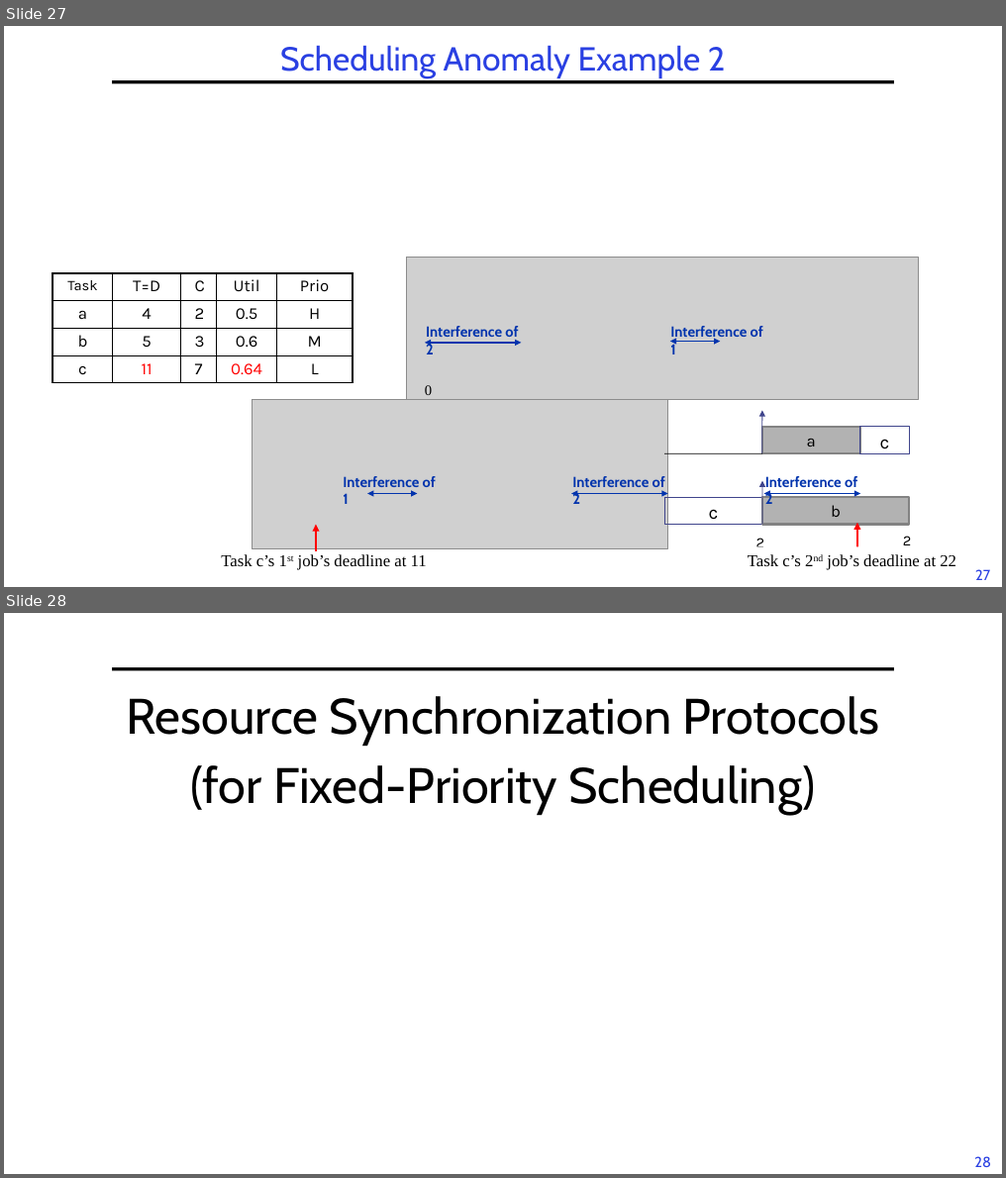
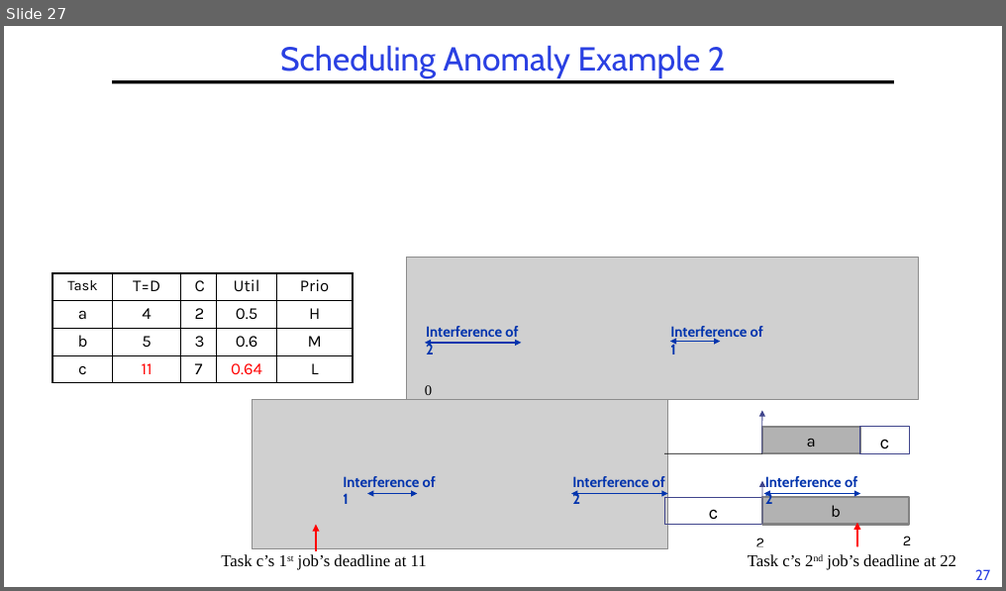
Before and after one commit to guhofstra/CSC112Fa26, a slide deck: PPTs/L6-RTScheduling II.pptx. Shown one above the other, each under a label of ours: slides 27 and 28 before the commit, slide 27 after it. The pictures are 1006x1178 and 1006x591 pixels, drawn with LibreOffice and Linux fonts; fonts in the diff are those of the drawing; grey boxes stand for pictures. Boxes give left, top, right and bottom in pixels: in the first picture for what was removed or moved away, otherwise in the second. Text is boxed around its words. In the diff, an @@ line names an element or a change of style, - is before the commit and + after.

```diff
--- a/PPTs/L6-RTScheduling II.pptx
+++ b/PPTs/L6-RTScheduling II.pptx
@@ slide 28 removed at bbox=[4, 613, 1002, 1174], background #FFFFFF; not listed: 2 template elements that a slide beside it also shows @@
@@ text removed at bbox=[126, 696, 880, 814] @@
-Resource Synchronization Protocols
-(for Fixed-Priority Scheduling)
```
Also in this commit, not shown: 1 slide changed, 28 other slides removed, 14 other files.
